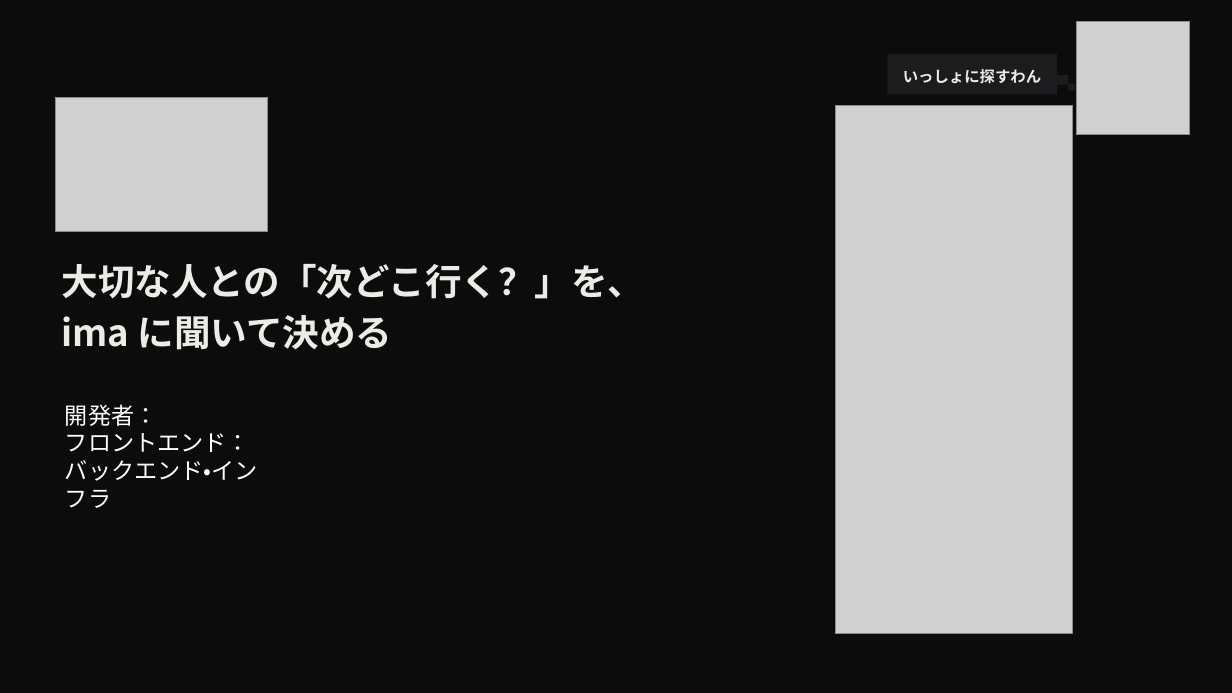
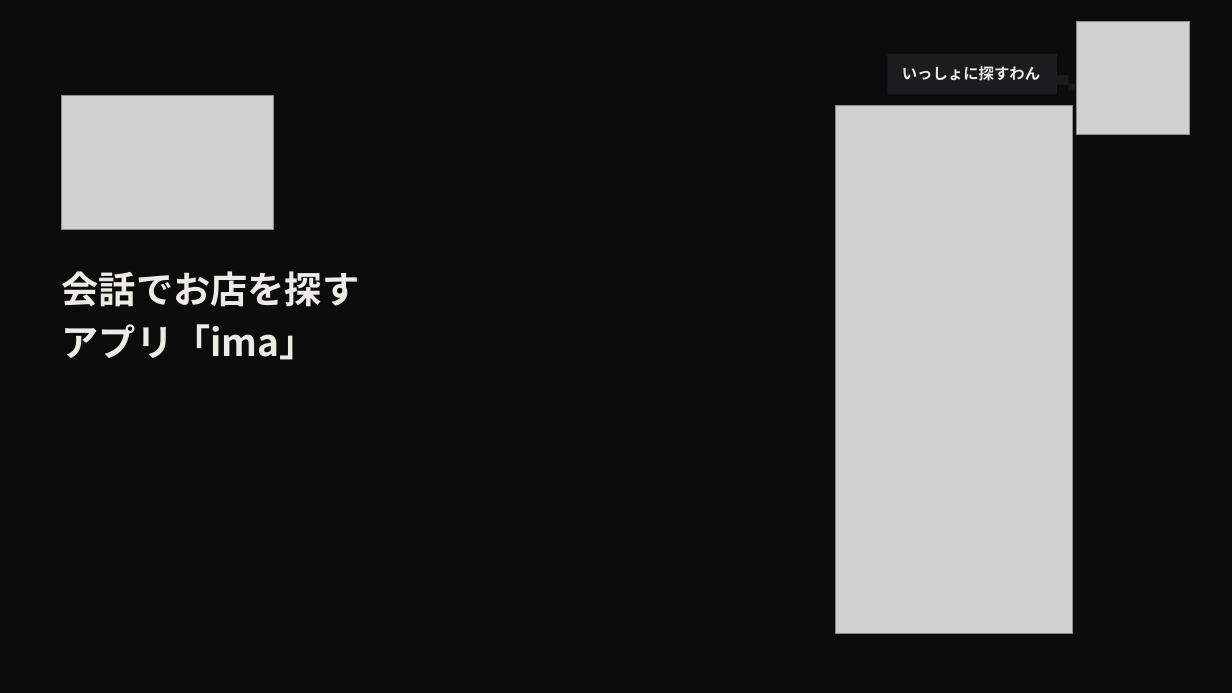
Before and after one commit to takapom/ima-app, a slide deck: slide 1 of docs/pitch/ima-pitch.pptx. Drawn at 1232x693 pixels with LibreOffice and Linux fonts; fonts in the diff are those of the drawing; grey boxes stand for pictures. Boxes give left, top, right and bottom in pixels: in the first picture for what was removed or moved away, otherwise in the second. Text is boxed around its words. In the diff, an @@ line names an element or a change of style, - is before the commit and + after.

```diff
--- a/docs/pitch/ima-pitch.pptx
+++ b/docs/pitch/ima-pitch.pptx
@@ text "いっしょに探すわん" at box(902, 66, 1040, 81): line spacing 18pt to 14.4pt; vertical alignment top to middle @@
@@ picture: place and size @@
-picture at box(55, 97, 267, 231)
+picture at box(62, 95, 274, 229)
@@ text at box(62, 271, 360, 360): text changed; size 28.5 to 29 pt @@
-大切な人との「次どこ行く？」を、
-ima に聞いて決める
+会話でお店を探す
+アプリ「ima」
@@ text removed at box(65, 404, 258, 481) @@
-開発者：
-フロントエンド：
-バックエンド・インフラ
```
Also in this commit, not shown: 7 other slides changed.
